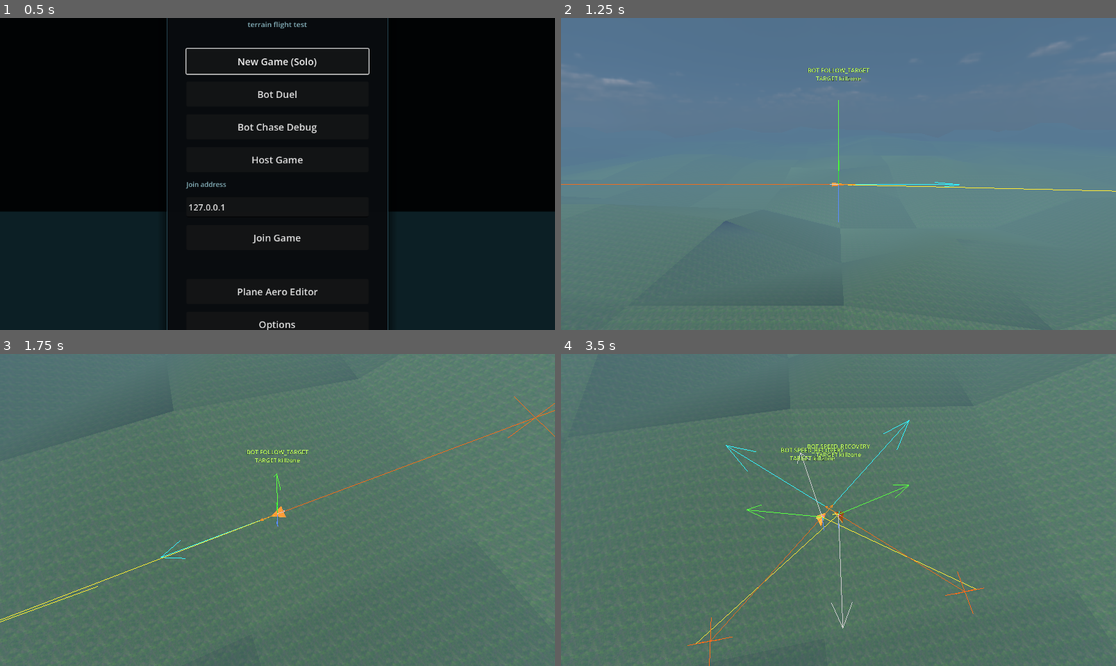
Above: before the commit, frames 1-4 (two rows, left to right).
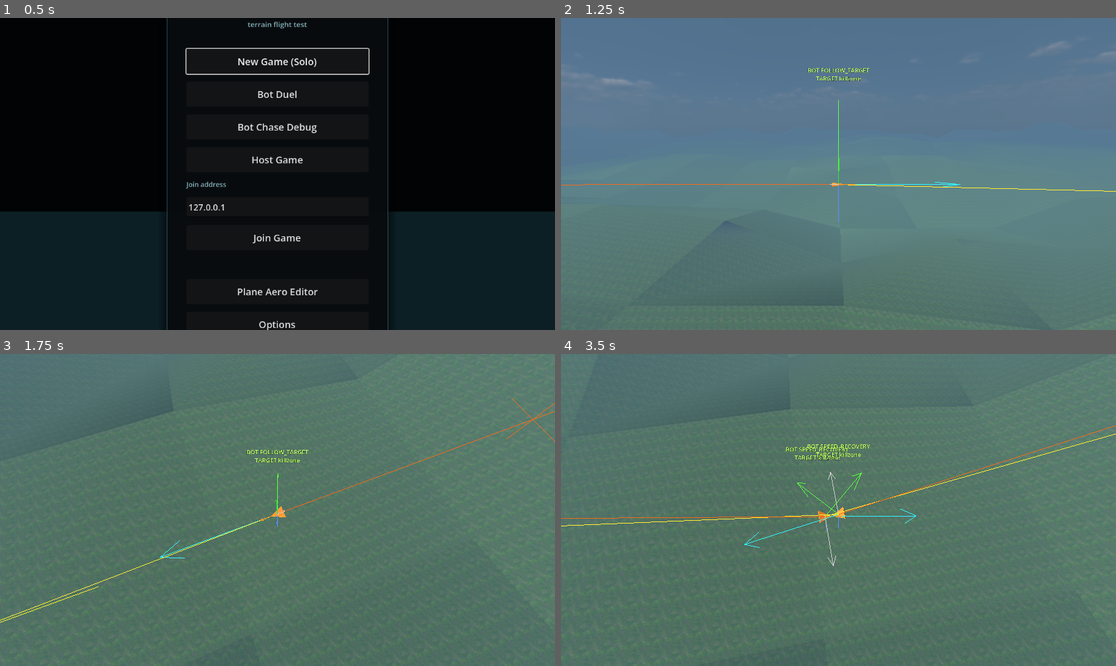
Above: after the commit, the same moments.

Repository: IzalithSky/merlin
Game: Godot game, scene res://scenes/main_menu.tscn
The game is run twice, just before and just after one commit, with the same random seed, the same clock (stepped at 60 frames per second) and the same inputs.
Inputs (mouse positions are in pixels of both pictures, inside the frame that each line leads up to):
- Up to frame 1 (0.5 s): no input
- Up to frame 2 (1.25 s): click "Bot Duel" at 0.5 s
- Up to frame 3 (1.75 s): tap Enter at 1.25 s; move the mouse to (305, 510) at 1.27 s; hold W from 1.28 s (still down); hold Q from 1.28 s (still down); click (305, 510) at 1.42 s; tap Space at 1.52 s
- Up to frame 4 (3.5 s): keep holding W; move the mouse to (810, 510) at 2.02 s; release Q at 2.03 s; tap E at 2.1 s; tap Space at 2.27 s; move the mouse to (849, 503) at 2.77 s; hold Shift from 2.78 s (still down)

Frame 1 is identical in both runs. In frame 2, less than 0.1% of the frame differs, in the area x 0-100%, y 44-56%; in frame 3, 0.3%; in frame 4, 1.5%, in the area x 0-100%, y 17-100%.

Commit message:
Bot pursuit improvements, thrust table, and UI fixes
- Constant-bearing intercept steering: bot aims where the killzone slot
  will be when it arrives (time_to_go capped at 3s) instead of pure pursuit
- Pre-killzone throttle brake zone at 2× killzone_tolerance to prevent overshoot
- Ground avoidance forces max-lift limiter mode for full pitch authority near terrain
- Remove dead telemetry subsystem from PlaneBotPilot (~85 lines)
- Thrust coefficient table on plane controller (sampled by |v_air · forward|);
  adds Thrust tab to aero editor; persisted in aero tables store (version 3)
- DisplaySettingsApplier static helper; bot scenes now respond to settings_changed
  so debug toggle works at runtime
- Fix game_menu null-peer crash: guard get_peers() behind multiplayer_peer != null
- Update plane_physics_spec.md and plane_bot_behavior.md to reflect all changes

Co-Authored-By: Claude Sonnet 4.6 <noreply@anthropic.com>

Diff:
--- a/scenes/main_menu.tscn
+++ b/scenes/main_menu.tscn
@@ -95,14 +95,14 @@
 theme_override_font_sizes/font_size = 20
 text = "New Game (Solo)"
 
-[node name="BotDuelButton" type="Button" parent="CenterContainer/Panel/Margin/VBox"]
+[node name="BotDuelButton" type="Button" parent="CenterContainer/Panel/Margin/VBox" unique_id=1927670255]
 unique_name_in_owner = true
 custom_minimum_size = Vector2(0, 52)
 layout_mode = 2
 theme_override_font_sizes/font_size = 20
 text = "Bot Duel"
 
-[node name="BotChaseDebugButton" type="Button" parent="CenterContainer/Panel/Margin/VBox"]
+[node name="BotChaseDebugButton" type="Button" parent="CenterContainer/Panel/Margin/VBox" unique_id=1782246337]
 unique_name_in_owner = true
 custom_minimum_size = Vector2(0, 52)
 layout_mode = 2
--- a/scenes/plane_aero_editor.tscn
+++ b/scenes/plane_aero_editor.tscn
@@ -165,6 +165,36 @@
 y_axis_label = "Control coef"
 tick_decimals = 2
 
+[node name="Thrust" type="VBoxContainer" parent="CenterContainer/Panel/Margin/VBox/GraphTabs"]
+layout_mode = 2
+size_flags_horizontal = 3
+size_flags_vertical = 3
+theme_override_constants/separation = 8
+
+[node name="ThrustTitle" type="Label" parent="CenterContainer/Panel/Margin/VBox/GraphTabs/Thrust"]
+layout_mode = 2
+theme_override_font_sizes/font_size = 18
+text = "Engine Thrust Multiplier vs Forward Speed (m/s)"
+
+[node name="ThrustGraph" type="Control" parent="CenterContainer/Panel/Margin/VBox/GraphTabs/Thrust"]
+unique_name_in_owner = true
+custom_minimum_size = Vector2(1040, 600)
+layout_mode = 2
+size_flags_horizontal = 3
+size_flags_vertical = 3
+script = ExtResource("2_graph")
+x_min = 0.0
+x_max = 500.0
+y_min = 0.0
+y_max = 1.5
+edit_x_min = 0.0
+edit_x_max = 1000.0
+edit_y_min = 0.0
+edit_y_max = 5.0
+x_axis_label = "Forward speed (m/s)"
+y_axis_label = "Thrust ×"
+tick_decimals = 2
+
 [node name="Footer" type="HBoxContainer" parent="CenterContainer/Panel/Margin/VBox"]
 layout_mode = 2
 
--- a/scripts/bot_chase_debug_scene.gd
+++ b/scripts/bot_chase_debug_scene.gd
@@ -4,6 +4,7 @@
 const PLANE_CHARACTER_SCENE := preload("res://scenes/plane_character.tscn")
 const PLANE_BOT_PILOT_SCRIPT := preload("res://scripts/plane_bot_pilot.gd")
 const BOT_DUEL_CAMERA_SCENE := preload("res://scenes/bot_duel_camera.tscn")
+const DISPLAY_SETTINGS_APPLIER := preload("res://scripts/display_settings_applier.gd")
 const MIN_DIRECTION_LENGTH_SQUARED := 0.000001
 const KILLZONE_MARKER_SEGMENTS := 32
 
@@ -47,6 +48,8 @@
 
 
 func _ready() -> void:
+	if _has_display_settings():
+		DisplaySettings.settings_changed.connect(_on_display_settings_changed)
 	_parse_benchmark_args()
 	_import_level_and_env()
 	_setup_killzone_marker()
@@ -515,5 +518,9 @@
 	return rad_to_deg(acos(clampf(alignment, -1.0, 1.0)))
 
 
+func _on_display_settings_changed() -> void:
+	DISPLAY_SETTINGS_APPLIER.apply_to_tree(_characters)
+
+
 func _has_display_settings() -> bool:
 	return Engine.has_singleton("DisplaySettings") or get_node_or_null("/root/DisplaySettings") != null
--- a/scripts/bot_duel_scene.gd
+++ b/scripts/bot_duel_scene.gd
@@ -4,6 +4,7 @@
 const PLANE_CHARACTER_SCENE := preload("res://scenes/plane_character.tscn")
 const PLANE_BOT_PILOT_SCRIPT := preload("res://scripts/plane_bot_pilot.gd")
 const BOT_DUEL_CAMERA_SCENE := preload("res://scenes/bot_duel_camera.tscn")
+const DISPLAY_SETTINGS_APPLIER := preload("res://scripts/display_settings_applier.gd")
 
 @export var spawn_altitude: float = 2500.0
 @export var bot_separation: float = 900.0
@@ -16,6 +17,8 @@
 
 
 func _ready() -> void:
+	if _has_display_settings():
+		DisplaySettings.settings_changed.connect(_on_display_settings_changed)
 	_import_level_and_env()
 
 	var bot_a := _spawn_bot("BotA", 1000000, Vector3(-bot_separation * 0.5, spawn_altitude, 0.0))
@@ -114,5 +117,9 @@
 		camera_rig.call("set_targets", targets)
 
 
+func _on_display_settings_changed() -> void:
+	DISPLAY_SETTINGS_APPLIER.apply_to_tree(_characters)
+
+
 func _has_display_settings() -> bool:
 	return Engine.has_singleton("DisplaySettings") or get_node_or_null("/root/DisplaySettings") != null
--- /dev/null
+++ b/scripts/display_settings_applier.gd
@@ -0,0 +1,38 @@
+extends RefCounted
+
+
+static func apply_to_tree(characters: Node) -> void:
+	for character in characters.get_children():
+		apply_to_character(character)
+
+
+static func apply_to_character(character: Node) -> void:
+	if _has_property(character, "debug_force_vectors_enabled"):
+		character.set("debug_force_vectors_enabled", DisplaySettings.debug_force_arrows_enabled)
+
+	if DisplaySettings.debug_force_arrows_enabled and character.has_method("_ensure_force_debug_renderer"):
+		character.call("_ensure_force_debug_renderer")
+
+	if character.has_method("_update_force_debug_renderer_state"):
+		character.call("_update_force_debug_renderer_state")
+
+	var bot_pilot := character.get_node_or_null("PlaneBotPilot")
+	if bot_pilot == null:
+		return
+
+	if _has_property(bot_pilot, "debug_bot_visuals_enabled"):
+		bot_pilot.set("debug_bot_visuals_enabled", DisplaySettings.bot_debug_enabled)
+
+	if DisplaySettings.bot_debug_enabled and bot_pilot.has_method("_ensure_bot_debug_renderer"):
+		bot_pilot.call("_ensure_bot_debug_renderer")
+
+	if bot_pilot.has_method("_update_bot_debug_renderer_state"):
+		bot_pilot.call("_update_bot_debug_renderer_state")
+
+
+static func _has_property(object: Object, property_name: String) -> bool:
+	for property in object.get_property_list():
+		if String(property.get("name", "")) == property_name:
+			return true
+
+	return false
--- a/scripts/game_menu.gd
+++ b/scripts/game_menu.gd
@@ -92,9 +92,13 @@
 
 
 func _apply_single_player_pause_state(menu_open: bool) -> void:
-	if not multiplayer.get_peers().is_empty():
+	if _has_remote_peers():
 		if get_tree().paused:
 			get_tree().paused = false
 		return
 
 	get_tree().paused = menu_open
+
+
+func _has_remote_peers() -> bool:
+	return multiplayer.multiplayer_peer != null and not multiplayer.get_peers().is_empty()
--- a/scripts/plane_aero_editor.gd
+++ b/scripts/plane_aero_editor.gd
@@ -7,6 +7,7 @@
 @onready var _lift_graph: Node = %LiftGraph
 @onready var _drag_graph: Node = %DragGraph
 @onready var _control_authority_graph: Node = %ControlAuthorityGraph
+@onready var _thrust_graph: Node = %ThrustGraph
 @onready var _status_label: Label = %StatusLabel
 @onready var _back_button: Button = %BackButton
 
@@ -21,6 +22,7 @@
 	_lift_graph.points_changed.connect(_on_lift_points_changed)
 	_drag_graph.points_changed.connect(_on_drag_points_changed)
 	_control_authority_graph.points_changed.connect(_on_control_authority_points_changed)
+	_thrust_graph.points_changed.connect(_on_thrust_points_changed)
 
 	_create_model_plane()
 	_apply_saved_tables_to_model()
@@ -57,6 +59,11 @@
 		if not control_authority_points.is_empty():
 			_model_plane.call("set_control_authority_table", control_authority_points)
 
+	if _model_plane.has_method("set_thrust_table"):
+		var thrust_points := AERO_TABLES_STORE.decode_points(payload.get("thrust_table", []))
+		if not thrust_points.is_empty():
+			_model_plane.call("set_thrust_table", thrust_points)
+
 
 func _refresh_graphs_from_model() -> void:
 	_suspend_graph_updates = true
@@ -65,6 +72,7 @@
 		_lift_graph.set_points([])
 		_drag_graph.set_points([])
 		_control_authority_graph.set_points([])
+		_thrust_graph.set_points([])
 		_suspend_graph_updates = false
 		return
 
@@ -74,6 +82,8 @@
 		_drag_graph.set_points(_model_plane.call("get_drag_table"))
 	if _model_plane.has_method("get_control_authority_table"):
 		_control_authority_graph.set_points(_model_plane.call("get_control_authority_table"))
+	if _model_plane.has_method("get_thrust_table"):
+		_thrust_graph.set_points(_model_plane.call("get_thrust_table"))
 
 	_suspend_graph_updates = false
 
@@ -102,6 +112,14 @@
 	_queue_save()
 
 
+func _on_thrust_points_changed(points: Array[Vector2]) -> void:
+	if _suspend_graph_updates or _model_plane == null:
+		return
+	if _model_plane.has_method("set_thrust_table"):
+		_model_plane.call("set_thrust_table", points)
+	_queue_save()
+
+
 func _queue_save() -> void:
 	if _save_queued:
 		return
@@ -117,14 +135,19 @@
 	var lift_points: Array[Vector2] = []
 	var drag_points: Array[Vector2] = []
 	var control_authority_points: Array[Vector2] = []
+	var thrust_points: Array[Vector2] = []
 	if _model_plane.has_method("get_lift_table"):
 		lift_points = _model_plane.call("get_lift_table")
 	if _model_plane.has_method("get_drag_table"):
 		drag_points = _model_plane.call("get_drag_table")
 	if _model_plane.has_method("get_control_authority_table"):
 		control_authority_points = _model_plane.call("get_control_authority_table")
+	if _model_plane.has_method("get_thrust_table"):
+		thrust_points = _model_plane.call("get_thrust_table")
 
-	var save_error: Error = AERO_TABLES_STORE.save_payload(lift_points, drag_points, control_authority_points)
+	var save_error: Error = AERO_TABLES_STORE.save_payload(
+		lift_points, drag_points, control_authority_points, thrust_points
+	)
 	if save_error == OK:
 		_status_label.text = "Saved in user://plane_aero_tables.json"
 	else:
--- a/scripts/plane_aero_tables_store.gd
+++ b/scripts/plane_aero_tables_store.gd
@@ -1,7 +1,7 @@
 extends RefCounted
 
 const SAVE_PATH := "user://plane_aero_tables.json"
-const SAVE_VERSION := 2
+const SAVE_VERSION := 3
 
 
 static func load_payload() -> Dictionary:
@@ -23,12 +23,18 @@
 	return payload.duplicate(true)
 
 
-static func save_payload(lift_points: Array[Vector2], drag_points: Array[Vector2], control_authority_points: Array[Vector2]) -> Error:
+static func save_payload(
+	lift_points: Array[Vector2],
+	drag_points: Array[Vector2],
+	control_authority_points: Array[Vector2],
+	thrust_points: Array[Vector2]
+) -> Error:
 	var payload: Dictionary = {
 		"version": SAVE_VERSION,
 		"lift_table": encode_points(lift_points),
 		"drag_table": encode_points(drag_points),
 		"control_authority_table": encode_points(control_authority_points),
+		"thrust_table": encode_points(thrust_points),
 	}
 
 	var file := FileAccess.open(SAVE_PATH, FileAccess.WRITE)
--- a/scripts/plane_bot_pilot.gd
+++ b/scripts/plane_bot_pilot.gd
@@ -65,9 +65,9 @@
 const FOLLOW_LEAD_MIN_CLOSING_SPEED := 1.0
 const FOLLOW_THROTTLE_BRAKE_DISTANCE_SCALE := 2.0
 
-@export var min_acceptable_forward_speed: float = 80.0
-@export var reserve_forward_speed: float = 120.0
-@export var max_lift_turn_min_forward_speed: float = 120.0
+@export var min_acceptable_forward_speed: float = 50.0
+@export var reserve_forward_speed: float = 90.0
+@export var max_lift_turn_min_forward_speed: float = 110.0
 @export var default_altitude: float = 5000.0
 @export var min_ground_clearance: float = 300.0
 @export var ground_clearance_tolerance: float = 25.0
@@ -734,6 +734,8 @@
 
 	var threshold := maxf(max_lift_turn_min_forward_speed, 0.0)
 	var sustain_limiter_enabled := forward_speed < threshold
+	if _flight_state == FlightState.GROUND_AVOIDANCE:
+		sustain_limiter_enabled = false
 	if _has_applied_turn_limiter_mode and sustain_limiter_enabled == _last_sustain_turn_limiter_enabled:
 		return
 
--- a/scripts/plane_character_controller.gd
+++ b/scripts/plane_character_controller.gd
@@ -13,7 +13,7 @@
 @export var max_pitch: float = 1.0
 @export var max_yaw: float = 0.5
 @export var max_roll: float = 1.5
-@export var base_control_torque: float = 40_000.0
+@export var base_control_torque: float = 80_000.0
 @export var max_lift_turn_limiter_enabled: bool = true
 @export var max_lift_turn_limiter_min_airspeed: float = 5.0
 @export var max_lift_turn_limiter_fade_deg: float = 3.0
@@ -68,6 +68,10 @@
 	Vector2(250.0, 0.24),
 	Vector2(500.0, 0.25),
 ]
+@export var thrust_coefficient_table: Array[Vector2] = [
+	Vector2(0.0, 1.0),
+	Vector2(500.0, 1.0),
+]
 @export var alignment_strength: float = 400.0
 @export var alignment_max_torque: float = 40_000.0
 @export var extra_linear_drag_linear_coefficient: float = 0.0
@@ -552,7 +556,9 @@
 	if throttle <= 0.0:
 		return Vector3.ZERO
 
-	return _frame_forward_axis * throttle * max_thrust
+	var forward_speed := absf(_frame_air_velocity_world.dot(_frame_forward_axis))
+	var thrust_scale := maxf(_sample_aero_table(thrust_coefficient_table, forward_speed), 0.0)
+	return _frame_forward_axis * throttle * max_thrust * thrust_scale
 
 
 func _get_engine_damping_force_world() -> Vector3:
@@ -690,6 +696,14 @@
 	control_authority_coefficient_table = _normalize_table(points)
 
 
+func get_thrust_table() -> Array[Vector2]:
+	return thrust_coefficient_table.duplicate()
+
+
+func set_thrust_table(points: Array[Vector2]) -> void:
+	thrust_coefficient_table = _normalize_table(points)
+
+
 func get_sideslip_deg() -> float:
 	return sideslip_deg
 
@@ -930,6 +944,7 @@
 	drag_coefficient_table = _normalize_table(drag_coefficient_table)
 	side_force_coefficient_table = _normalize_table(side_force_coefficient_table)
 	control_authority_coefficient_table = _normalize_table(control_authority_coefficient_table)
+	thrust_coefficient_table = _normalize_table(thrust_coefficient_table)
 	_refresh_max_lift_aoa_limits()
 
 
@@ -967,6 +982,10 @@
 	var control_authority_points := AERO_TABLES_STORE.decode_points(payload.get("control_authority_table", []))
 	if not control_authority_points.is_empty():
 		set_control_authority_table(control_authority_points)
+
+	var thrust_points := AERO_TABLES_STORE.decode_points(payload.get("thrust_table", []))
+	if not thrust_points.is_empty():
+		set_thrust_table(thrust_points)
 
 
 func _refresh_max_lift_aoa_limits() -> void:
--- a/scripts/world_character_spawner.gd
+++ b/scripts/world_character_spawner.gd
@@ -5,6 +5,7 @@
 const LOCAL_PLANE_CAMERA_RIG_SCENE := preload("res://scenes/local_plane_camera_rig.tscn")
 const PLANE_TELEMETRY_HUD_SCENE := preload("res://scenes/plane_telemetry_hud.tscn")
 const PLANE_BOT_PILOT_SCRIPT := preload("res://scripts/plane_bot_pilot.gd")
+const DISPLAY_SETTINGS_APPLIER := preload("res://scripts/display_settings_applier.gd")
 const CHARACTER_NAME_PREFIX := "PlayerCharacter_"
 const BOT_PEER_ID_BASE := 1000000
 
@@ -547,32 +548,8 @@
 
 
 func _apply_display_settings_to_character(character: Node) -> void:
-	if _has_property(character, "debug_force_vectors_enabled"):
-		character.set("debug_force_vectors_enabled", DisplaySettings.debug_force_arrows_enabled)
-
-	if DisplaySettings.debug_force_arrows_enabled and character.has_method("_ensure_force_debug_renderer"):
-		character.call("_ensure_force_debug_renderer")
-
-	if character.has_method("_update_force_debug_renderer_state"):
-		character.call("_update_force_debug_renderer_state")
-
-	var bot_pilot := character.get_node_or_null("PlaneBotPilot")
-	if bot_pilot == null:
-		return
-
-	if _has_property(bot_pilot, "debug_bot_visuals_enabled"):
-		bot_pilot.set("debug_bot_visuals_enabled", DisplaySettings.bot_debug_enabled)
-
-	if DisplaySettings.bot_debug_enabled and bot_pilot.has_method("_ensure_bot_debug_renderer"):
-		bot_pilot.call("_ensure_bot_debug_renderer")
-
-	if bot_pilot.has_method("_update_bot_debug_renderer_state"):
-		bot_pilot.call("_update_bot_debug_renderer_state")
+	DISPLAY_SETTINGS_APPLIER.apply_to_character(character)
 
 
 func _has_property(object: Object, property_name: String) -> bool:
-	for property in object.get_property_list():
-		if String(property.get("name", "")) == property_name:
-			return true
-
-	return false
+	return DISPLAY_SETTINGS_APPLIER._has_property(object, property_name)
Not shown, added: scripts/display_settings_applier.gd.uid
Not shown, changed: docs/plane_bot_behavior.md
Not shown, changed: docs/plane_physics_spec.md
